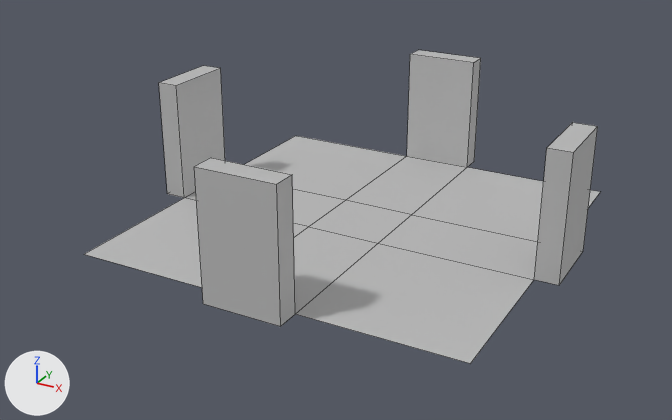
The FBX model Assets/Models/Rooms/room.fbx as it was, and as the next commit left it.
One viewpoint serves both versions: a camera (50 mm lens) standing at (10.17, -19.86, 10.08) and looking at (-0.35, -0.74, 0.52). Every picture has the same lights, and +X, +Y and +Z are marked at lower left. Mesh edges are drawn as thin lines. Where no turn or scale is listed for an object, it has been applied to the vertices.

The scene before the commit, as lines of its bpy script (objects in view):
```python
me_mesh_001 = bpy.data.meshes.new('Mesh.001')
me_mesh_001.from_pydata(...)  # a box spanning x -0.59..0.0, y -1.0..1.0, z -1.61..1.61
me_mesh_001.materials.append(mat_lambert1)  # grey #bcbcbc
me_mesh_002 = bpy.data.meshes.new('Mesh.002')
me_mesh_002.from_pydata(...)  # a box spanning x -1.0..1.0, y 0.0..0.59, z -1.61..1.61
me_mesh_002.materials.append(mat_lambert1)  # grey #bcbcbc
me_mesh_003 = bpy.data.meshes.new('Mesh.003')
me_mesh_003.from_pydata(...)  # a box spanning x 0.0..0.59, y -1.0..1.0, z -1.61..1.61
me_mesh_003.materials.append(mat_lambert1)  # grey #bcbcbc
ob_doorbottom = bpy.data.objects.new('doorBottom', me_mesh_002)
ob_doorbottom.location = (0.0, -5.59, 1.61)
ob_doorleft = bpy.data.objects.new('doorLeft', me_mesh_003)
ob_doorleft.location = (-5.59, 0.0, 1.61)
ob_doorright = bpy.data.objects.new('doorRight', me_mesh_001)
ob_doorright.location = (5.59, 0.0, 1.61)
# also in view: 'floor' at (0.0, 0.0, 0.0); 'doorTop' at (0.0, 5.29, 1.61)
```
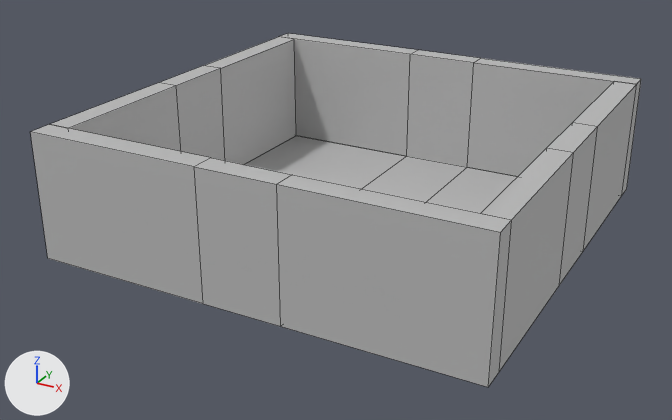
Where the newer file only moved an object's origin or applied its transform, the numbers keep the older frame.

The change in detail:
Mesh me_mesh_011 is new.
It consists of a box spanning x -5.59..-1.0, y -0.29..0.29, z -1.61..1.61; a box spanning x 1.0..5.59, y -0.29..0.29, z -1.61..1.61.
It uses material mat_lambert1 (grey #bcbcbc).
Mesh me_mesh_009 is new.
It consists of a box spanning x -0.29..0.29, y 1.0..5.0, z -1.61..1.61; a box spanning x -0.29..0.29, y -5.0..-1.0, z -1.61..1.61.
It uses material mat_lambert1 (grey #bcbcbc).
Mesh me_mesh_007 is new.
It consists of a box spanning x -5.59..-1.0, y -0.29..0.29, z -1.61..1.61; a box spanning x 1.0..5.59, y -0.29..0.29, z -1.61..1.61.
It uses material mat_lambert1 (grey #bcbcbc).
Mesh me_mesh_005 is new.
It consists of a box spanning x -0.29..0.29, y 1.0..5.0, z -1.61..1.61; a box spanning x -0.29..0.29, y -5.0..-1.0, z -1.61..1.61.
It uses material mat_lambert1 (grey #bcbcbc).
Object 'wall_big.003' (ob_wall_big_003) is new; it shows me_mesh_011.
Its location is (0.0, 5.29, 1.61).
Object 'wall_big.002' (ob_wall_big_002) is new; it shows me_mesh_009.
Its location is (5.29, 0.0, 1.61).
Object 'wall_big.001' (ob_wall_big_001) is new; it shows me_mesh_007.
Its location is (0.0, -5.29, 1.61).
Object 'wall_big' (ob_wall_big) is new; it shows me_mesh_005.
Its location is (-5.29, 0.0, 1.61).

Pixel boxes [x1, y1, x2, y2] of what changed, in the pictures (672 x 420 px):
'wall_big.001', added
    after: [31, 124, 512, 387]
'wall_big.003', added
    after: [280, 33, 641, 195]
'wall_big.002', added
    after: [481, 81, 637, 371]
'wall_big', added
    after: [50, 37, 296, 164]
'floor', unchanged, covered by the edit
    before: [85, 136, 600, 364]
    after: [244, 136, 517, 213]
